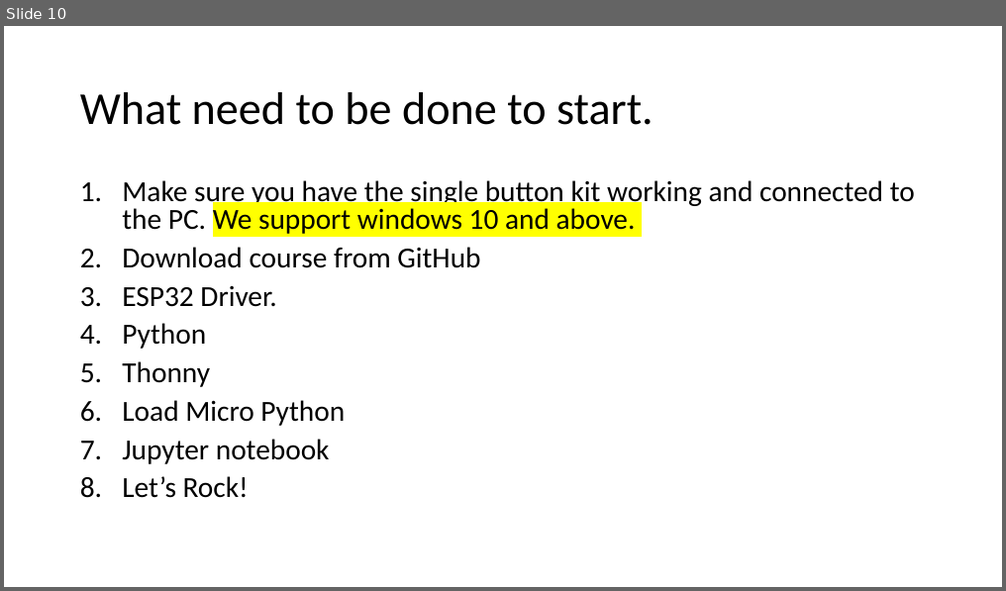
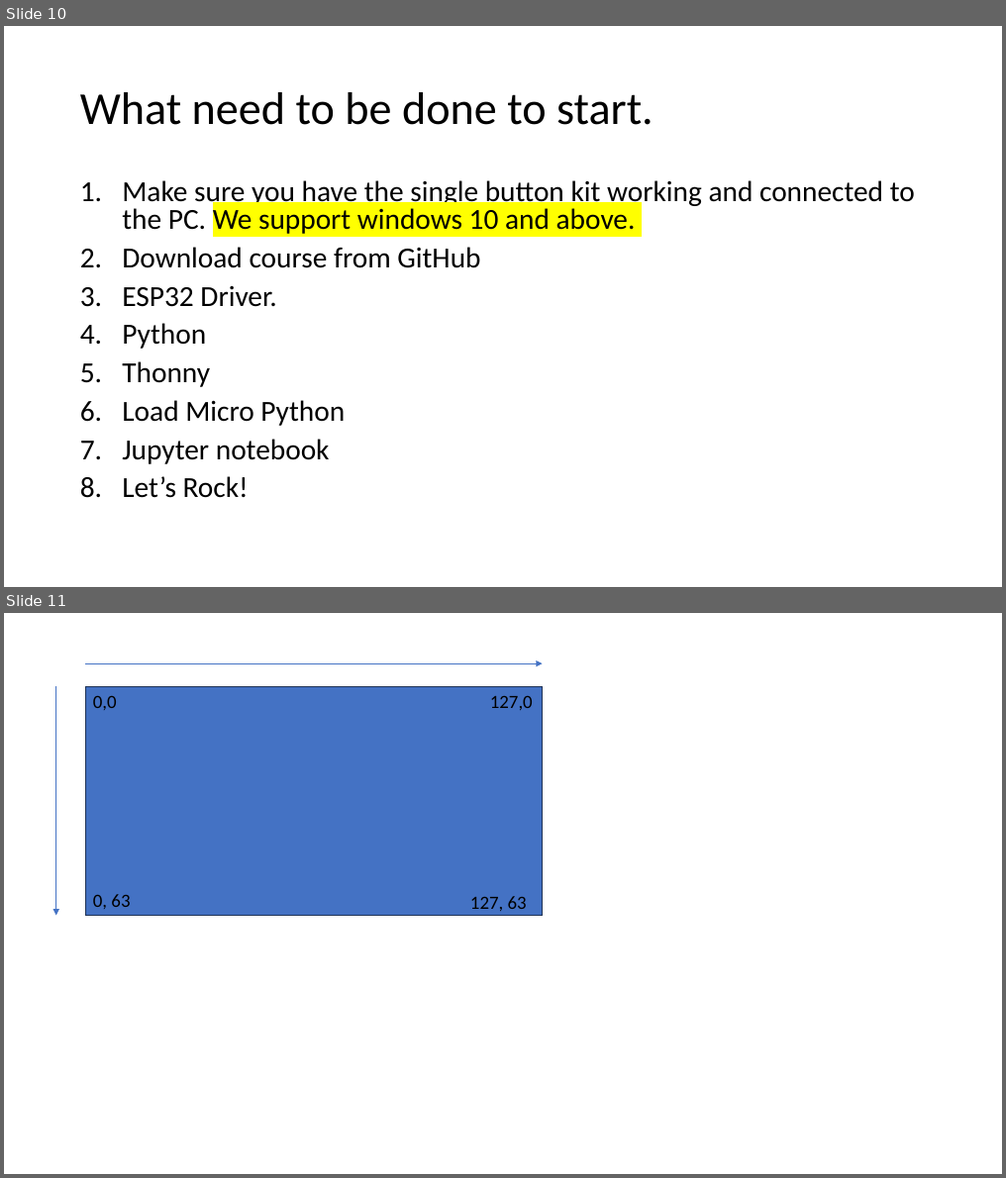
Before and after one commit to avisalmon/single_button, a slide deck: slides.pptx. Shown one above the other, each under a label of ours: slide 10 before the commit, slides 10 and 11 after it. The pictures are 1006x591 and 1006x1178 pixels, drawn with LibreOffice and Linux fonts; fonts in the diff are those of the drawing. Boxes give left, top, right and bottom in pixels: in the first picture for what was removed or moved away, otherwise in the second. Text is boxed around its words. In the diff, an @@ line names an element or a change of style, - is before the commit and + after.

```diff
--- a/slides.pptx
+++ b/slides.pptx
@@ slide 11 added at (4, 613, 1002, 1174), background #FFFFFF @@
@@ arrow added from (85, 663) to (543, 663), #4472C4 0.5 pt @@
@@ arrow added from (56, 686) to (56, 916), #4472C4 0.5 pt @@
@@ rectangle added at (85, 686, 543, 916), fill #4472C4, outline #1E3256 1 pt @@
@@ text added at (93, 695, 117, 710), 18 pt, text #000000 @@
+0,0
@@ text added at (490, 695, 533, 710), 18 pt, text #000000 @@
+127,0
@@ text added at (93, 894, 130, 909), 18 pt, text #000000 @@
+0, 63
@@ text added at (470, 896, 527, 911), 18 pt, text #000000 @@
+127, 63
```
Also in this commit, not shown: 5 slides changed, 1 other slide added, 7 other files.
